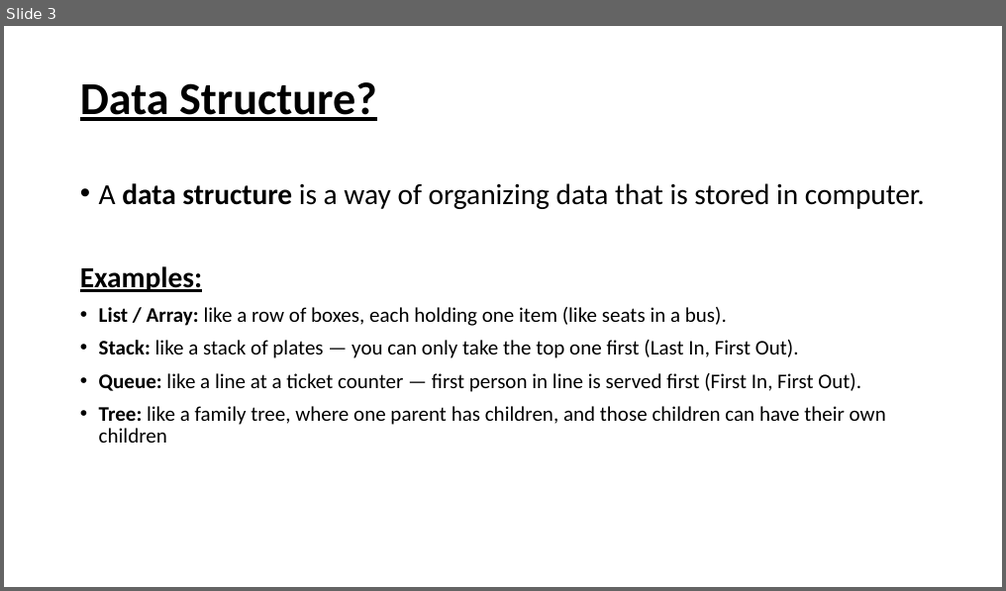
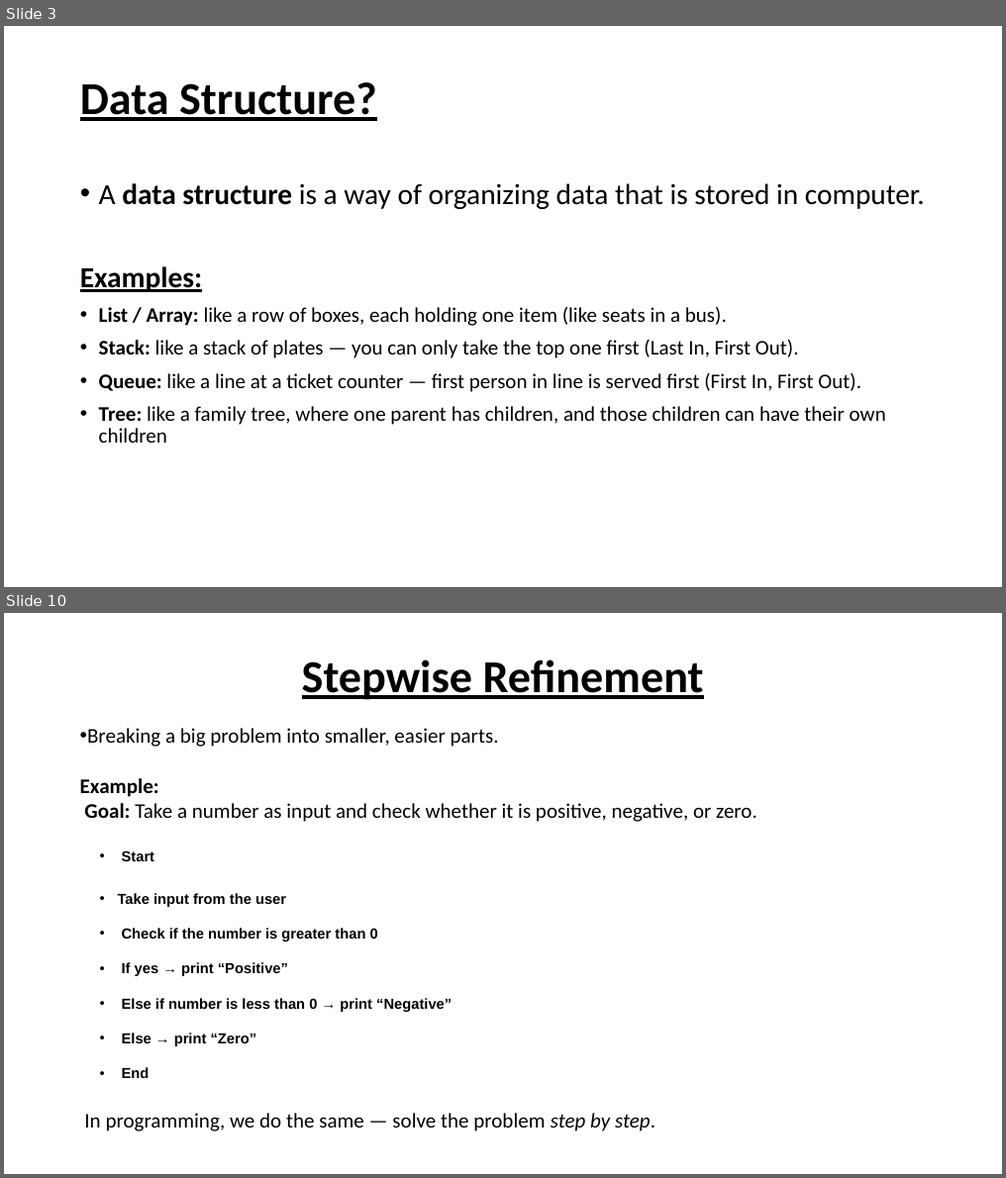
Before and after one commit to hussain7006/Air-Uni, a slide deck: Slides/ADS_LEC_1.pptx. Shown one above the other, each under a label of ours: slide 3 before the commit, slides 3 and 10 after it; the slides between them are not shown. The pictures are 1006x591 and 1006x1178 pixels, drawn with LibreOffice and Linux fonts; fonts in the diff are those of the drawing. Boxes give left, top, right and bottom in pixels: in the first picture for what was removed or moved away, otherwise in the second. Text is boxed around its words. In the diff, an @@ line names an element or a change of style, - is before the commit and + after.

```diff
--- a/Slides/ADS_LEC_1.pptx
+++ b/Slides/ADS_LEC_1.pptx
@@ slide 10 added at bbox=[4, 613, 1002, 1174], background #FFFFFF @@
@@ title added at bbox=[302, 660, 704, 700], 44 pt, text #000000, bold, underline @@
+Stepwise Refinement
@@ text added at bbox=[80, 728, 757, 1132], 20 pt, text #000000 @@
+• Breaking a big problem into smaller, easier parts.
+Example:
+Goal: Take a number as input and check whether it is positive, negative, or zero.
+  • Start
+  • Take input from the user
+  • Check if the number is greater than 0
+  • If yes → print “Positive”
+  • Else if number is less than 0 → print “Negative”
+  • Else → print “Zero”
+  • End
+In programming, we do the same — solve the problem step by step.
```
Also in this commit, not shown: 6 other slides added, 2 other files.
